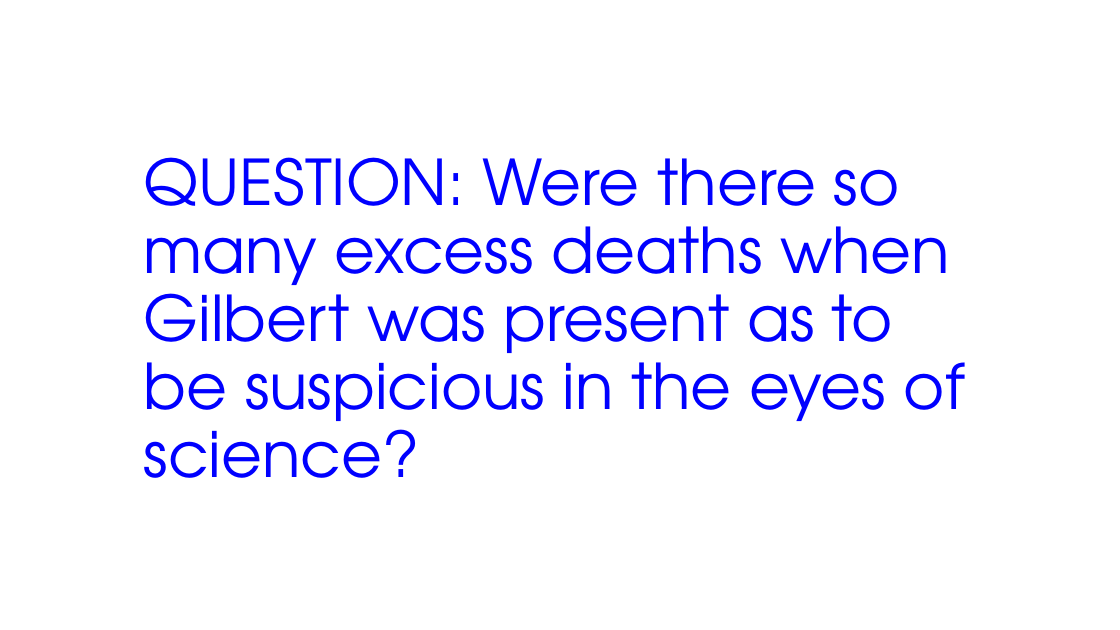
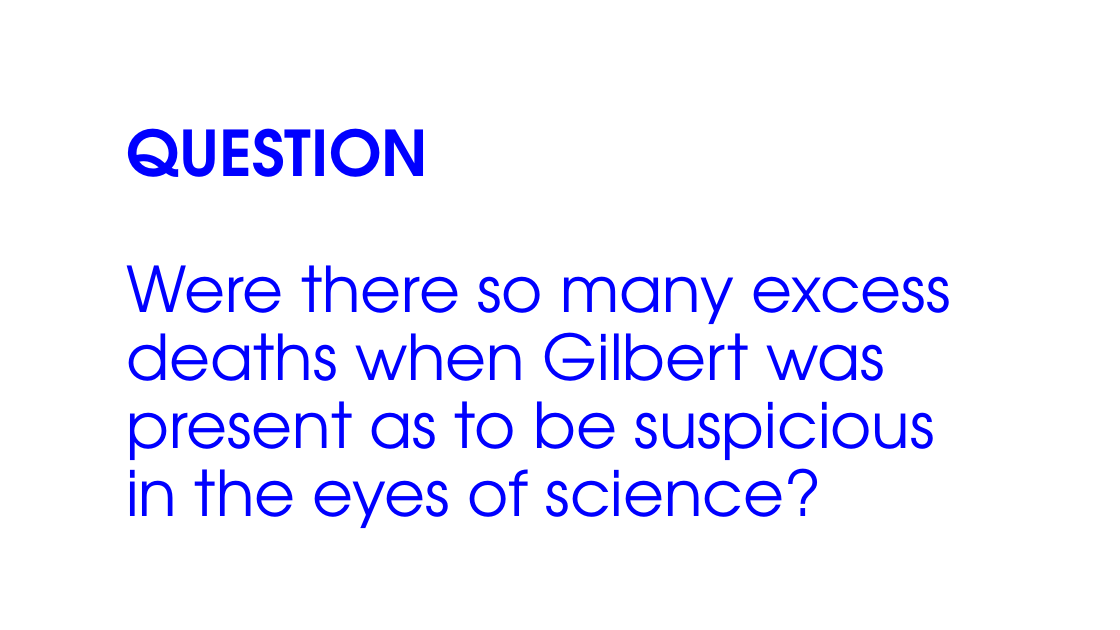
Before and after one commit to BawCOS/sp18, a slide deck: slide 12 of assets/lectures/lec24/24-hypothesis-testing.pptx. Drawn at 1120x630 pixels with LibreOffice and Linux fonts; fonts in the diff are those of the drawing. Boxes give left, top, right and bottom in pixels: in the first picture for what was removed or moved away, otherwise in the second. Text is boxed around its words. In the diff, an @@ line names an element or a change of style, - is before the commit and + after.

Commit message:
Final updates

```diff
--- a/assets/lectures/lec24/24-hypothesis-testing.pptx
+++ b/assets/lectures/lec24/24-hypothesis-testing.pptx
@@ title at [126,128,950,528]: text changed @@
-QUESTION: Were there so many excess deaths when Gilbert was present as to be suspicious in the eyes of science?
+QUESTION
+Were there so many excess deaths when Gilbert was present as to be suspicious in the eyes of science?
```
Also in this commit, not shown: 5 other slides changed, 1 slide removed.
